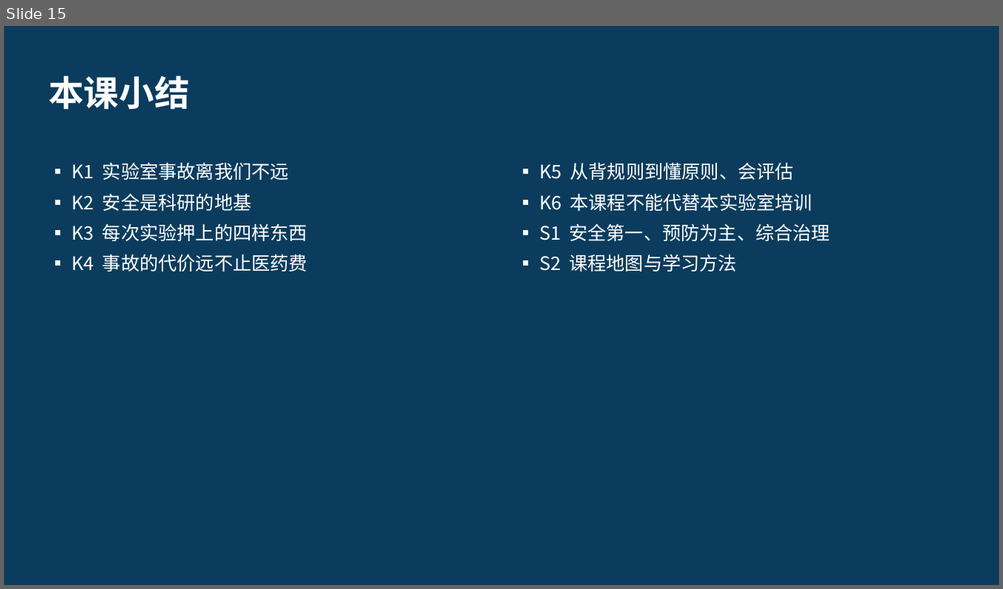
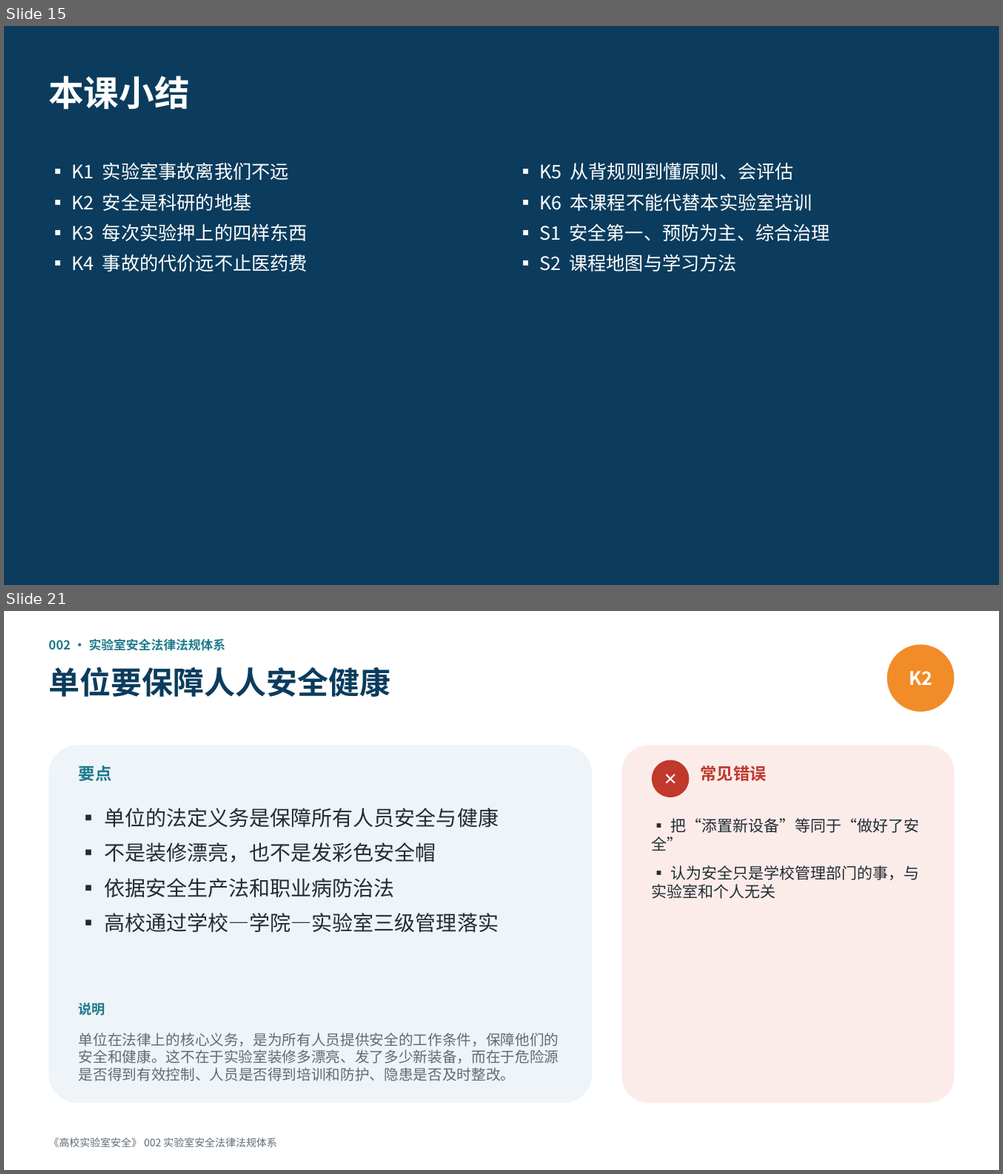
Before and after one commit to hanrongwx-max/videoyoutubo, a slide deck: course/高校实验室安全/课件/第1章_法规、管理与安全文化.pptx. Shown one above the other, each under a label of ours: slide 15 before the commit, slides 15 and 21 after it; the slides between them are not shown. The pictures are 1003x589 and 1003x1174 pixels, drawn with LibreOffice and Linux fonts; fonts in the diff are those of the drawing. Boxes give left, top, right and bottom in pixels: in the first picture for what was removed or moved away, otherwise in the second. Text is boxed around its words. In the diff, an @@ line names an element or a change of style, - is before the commit and + after.

```diff
--- a/course/高校实验室安全/课件/第1章_法规、管理与安全文化.pptx
+++ b/course/高校实验室安全/课件/第1章_法规、管理与安全文化.pptx
@@ slide 21 added at [4, 611, 999, 1170], background #FFFFFF @@
@@ text added at [48, 638, 226, 651], 12 pt, text #1D7A8C, bold @@
+002 · 实验室安全法律法规体系
@@ ellipse added at [887, 644, 954, 712], fill #F28C28, 18 pt, text #FFFFFF, bold @@
+K2
@@ text added at [48, 667, 390, 697], 30 pt, text #0B3C5D, bold @@
+单位要保障人人安全健康
@@ rounded rectangle added at [48, 745, 592, 1103], fill #EEF4F7 @@
@@ text added at [79, 766, 112, 781], 16 pt, text #1D7A8C, bold @@
+要点
@@ rounded rectangle added at [622, 745, 954, 1103], fill #FBECEA @@
@@ ellipse added at [652, 760, 689, 797], fill #C0392B, 16 pt, text #FFFFFF, bold @@
+✕
@@ text added at [700, 766, 765, 781], 16 pt, text #C0392B, bold @@
+常见错误
@@ text added at [104, 808, 498, 933], 20 pt, text #222B33 @@
+▪ 单位的法定义务是保障所有人员安全与健康
+▪ 不是装修漂亮，也不是发彩色安全帽
+▪ 依据安全生产法和职业病防治法
+▪ 高校通过学校—学院—实验室三级管理落实
@@ text added at [652, 818, 919, 899], 15 pt, text #222B33 @@
+▪ 把“添置新设备”等同于“做好了安全”
+▪ 认为安全只是学校管理部门的事，与实验室和个人无关
@@ text added at [79, 1003, 105, 1016], 13 pt, text #1D7A8C, bold @@
+说明
@@ text added at [79, 1033, 559, 1082], 14 pt, text #5F6B75 @@
+单位在法律上的核心义务，是为所有人员提供安全的工作条件，保障他们的安全和健康。这不在于实验室装修多漂亮、发了多少新装备，而在于危险源是否得到有效控制、人员是否得到培训和防护、隐患是否及时整改。
@@ text added at [48, 1138, 277, 1147], 10 pt, text #5F6B75 @@
+《高校实验室安全》 002 实验室安全法律法规体系
```
Also in this commit, not shown: 17 other slides added, 2 other files.
